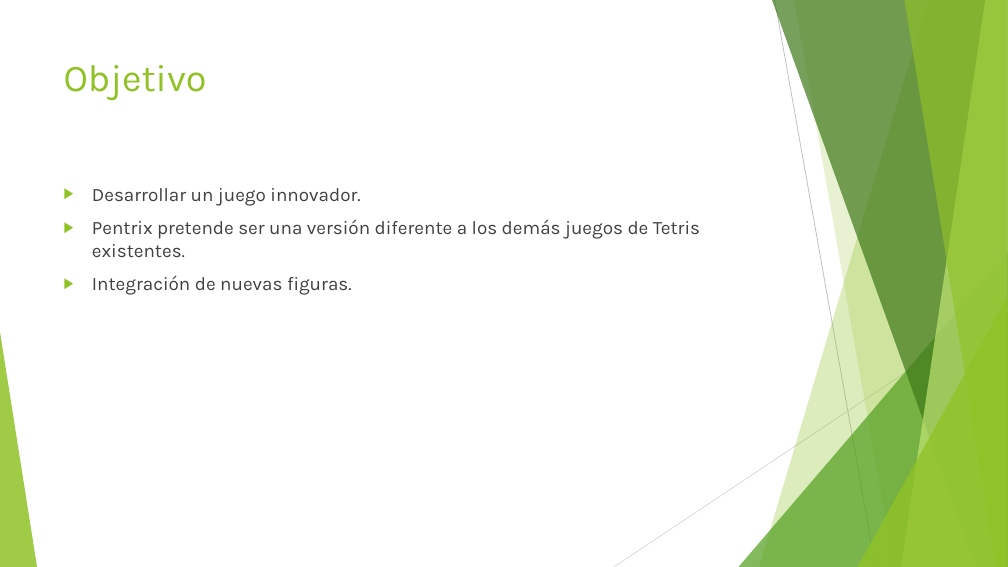
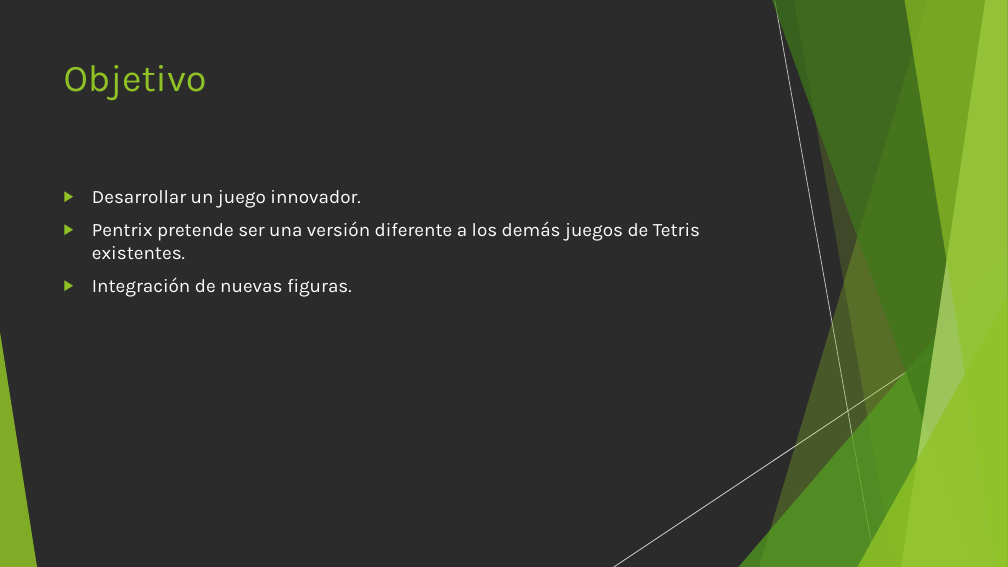
Before and after one commit to Alquimerico/Pentrix, a slide deck: slide 2 of Pentrix-presentacion.pptx. Drawn at 1008x567 pixels with LibreOffice and Linux fonts; fonts in the diff are those of the drawing; background and template pictures are left out; a plain dark background stands for a picture behind light text. Boxes give left, top, right and bottom in pixels: in the first picture for what was removed or moved away, otherwise in the second. Text is boxed around its words. In the diff, an @@ line names an element or a change of style, - is before the commit and + after.

```diff
--- a/Pentrix-presentacion.pptx
+++ b/Pentrix-presentacion.pptx
@@ background #FFFFFF to picture (left out) @@
@@ text "Desarrollar un juego innovador." at box(92, 190, 700, 297): text colour #404040 to #FFFFFF @@
```
Also in this commit, not shown: 3 other slides changed, 3 other files.
